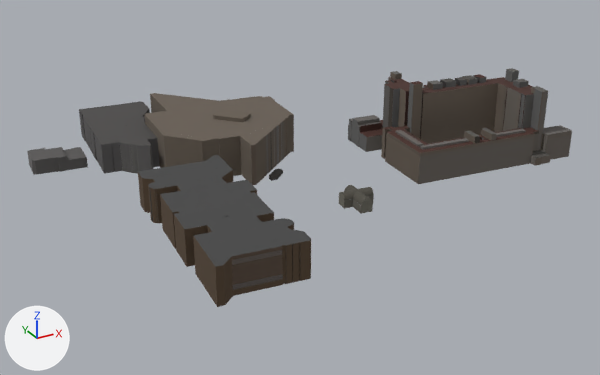
The glTF model v2/tiles/t_0_1.far.glb: old version first, new version second.
Camera for both pictures: a camera (50 mm lens) standing at (-103.0, -860.0, 209.0) and looking at (136.0, -425.0, -9.0). Every picture has the same lights, and +X, +Y and +Z are marked at lower left. The first picture is the older version. Vertices at exactly the same position are counted once.

Objects in the first picture: 'opaque'.
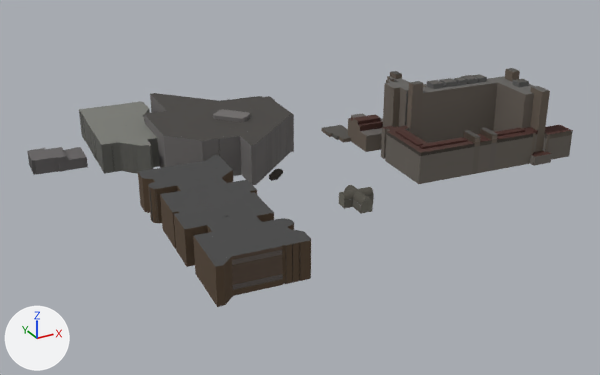
Boxes (x1, y1, x2, y2) around the edits, measured in the pictures (600 x 375 px; the box of a moved part takes in the faces that stretch with it):
'opaque', reshaped, moved: before (27, 68, 572, 307); after (27, 68, 573, 307)
part 1 of me_opaque, moved or reshaped: (34, 69, 572, 184) in both
part 2 of me_opaque, surface changed: (28, 68, 572, 185) in both

What changed in the scene script:
```text
Change me_opaque:
    used by ob_opaque; location = (149.3, -415.4, 25.9); scale = (164.0, 164.0, 164.0)
    remove me_opaque.from_pydata(...)  # 6013 vertices, 8885 faces; spans x -1.0..1.0, y -0.8..0.8, z -0.16..0.16
    add me_opaque.from_pydata(...)  # 5839 vertices, 8677 faces; spans x -1.0..1.0, y -0.8..0.8, z -0.16..0.16
    me_opaque part 1: 60 vertices moved from x -0.66..0.99, y -0.41..0.71, z -0.16..0.16 to x -0.66..1.0, y -0.39..0.71, z -0.16..0.16; 532 vertices removed from x -0.98..1.0, y -0.44..0.79, z -0.16..0.16; 358 vertices added at x -0.98..1.0, y -0.44..0.78, z -0.16..0.16
    me_opaque part 2: 1367 kept faces spanning x -1.0..0.99, y -0.42..0.8, z -0.16..0.16 get new texture (UV) coordinates
    other edits to the shape of me_opaque do not show in these pictures
Change ob_opaque:
    ob_opaque.location: (149.3, -415.4, 25.9) -> (149.5, -415.4, 26.0)
```
